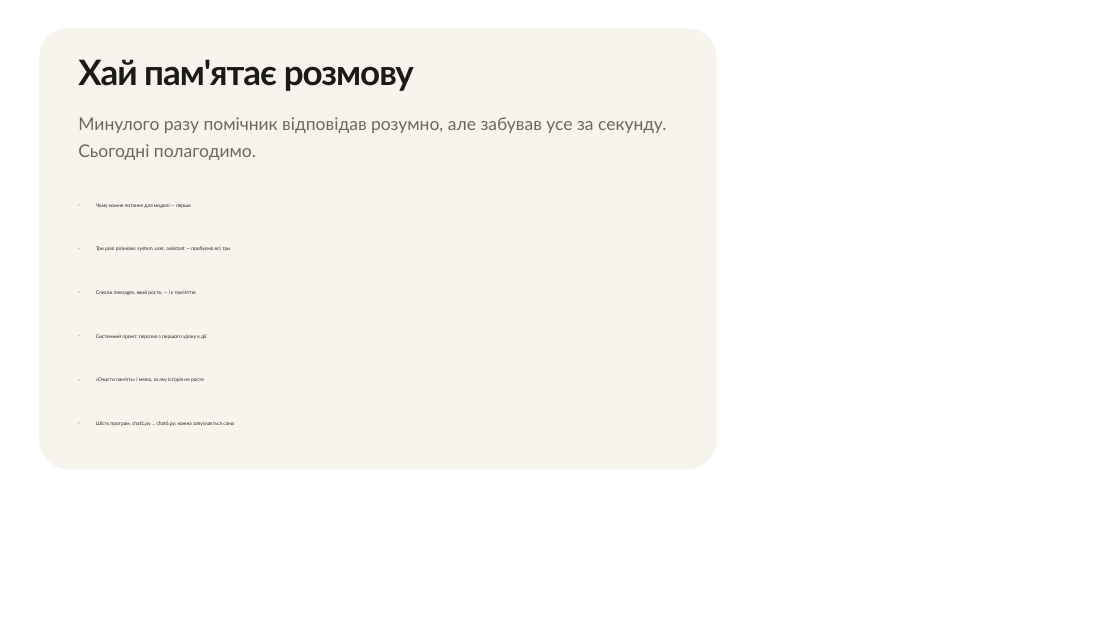
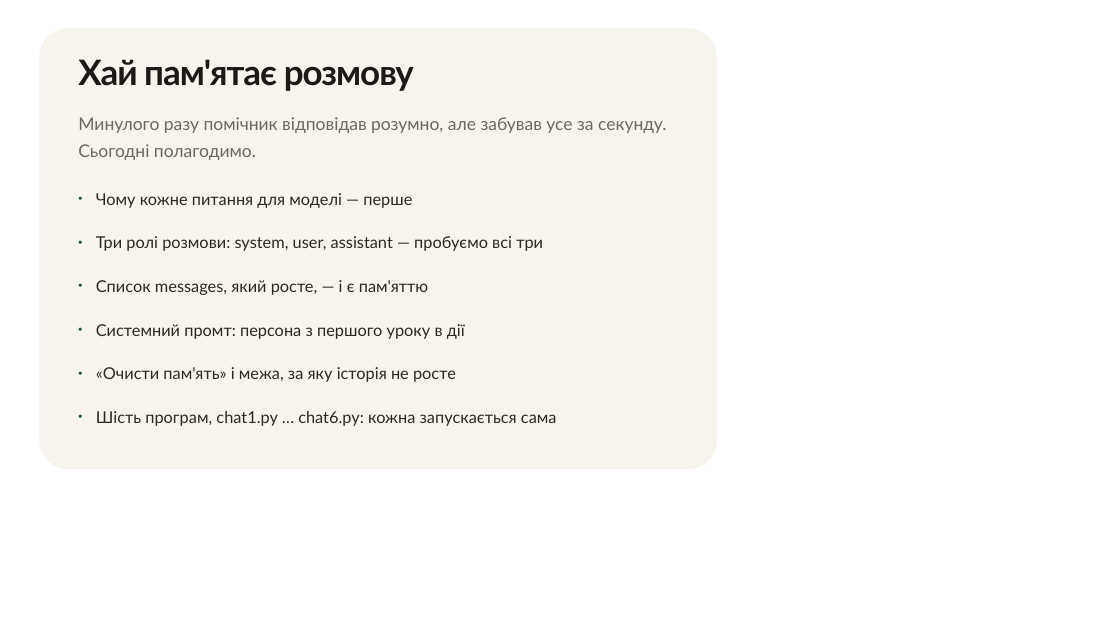
Before and after one commit to dmitriy-shtefan/ai-assistant-2026, a slide deck: slide 1 of заняття_5/Інтеграція_з_ChatGPT_API_Частина_2_розумний_асистент.pptx. Drawn at 1120x630 pixels with LibreOffice and Linux fonts; fonts in the diff are those of the drawing; background and template pictures are left out. Boxes give left, top, right and bottom in pixels: in the first picture for what was removed or moved away, otherwise in the second. Text is boxed around its words. In the diff, an @@ line names an element or a change of style, - is before the commit and + after.

```diff
--- a/заняття_5/Інтеграція_з_ChatGPT_API_Частина_2_розумний_асистент.pptx
+++ b/заняття_5/Інтеграція_з_ChatGPT_API_Частина_2_розумний_асистент.pptx
@@ text "Чому кожне питання для моделі ..." at (96, 193, 557, 426): size 4.2 to 14 pt @@
```
Also in this commit, not shown: 6 other files.
